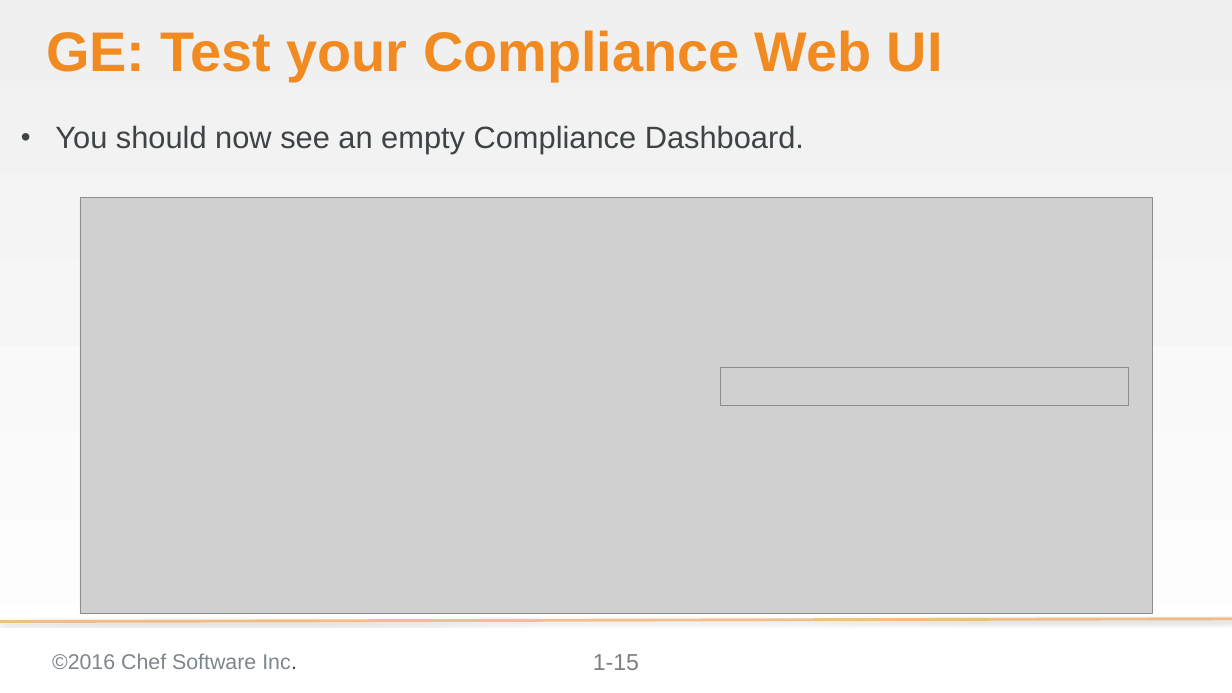
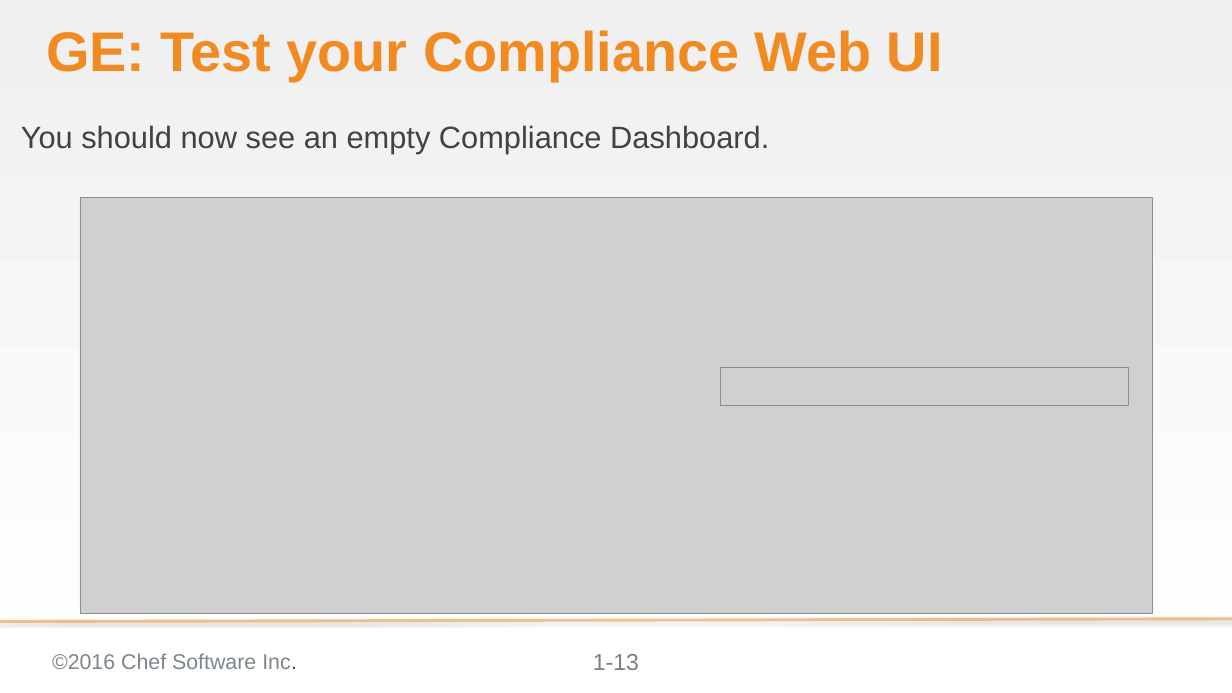
Before and after one commit to bchamby/chef-compliance-installation-configuration-operation, a slide deck: slide 13 of 02-Install.pptx (slide 15 before the commit). Drawn at 1232x693 pixels with LibreOffice and Linux fonts; fonts in the diff are those of the drawing; grey boxes stand for pictures; background and template pictures are left out. Boxes give left, top, right and bottom in pixels: in the first picture for what was removed or moved away, otherwise in the second. Text is boxed around its words. In the diff, an @@ line names an element or a change of style, - is before the commit and + after.

```diff
--- a/02-Install.pptx
+++ b/02-Install.pptx
@@ text "You should now see an ..." at [21, 125, 769, 154]: bullet • to none @@
@@ page number at [593, 654, 639, 670]: text changed @@
-1-15
+1-13
```
Also in this commit, not shown: 3 other slides changed, 1 slide added, 6 slides removed.
